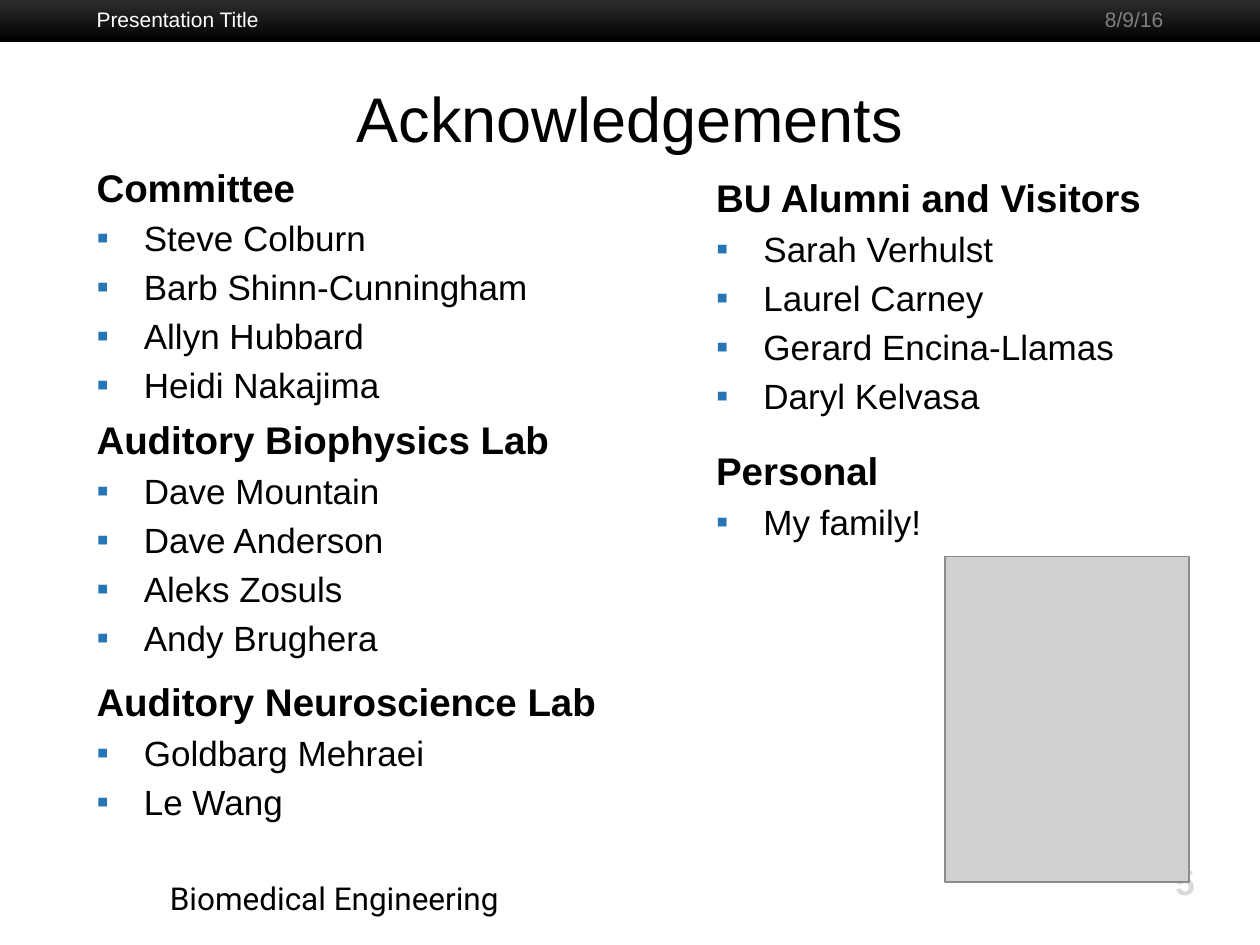
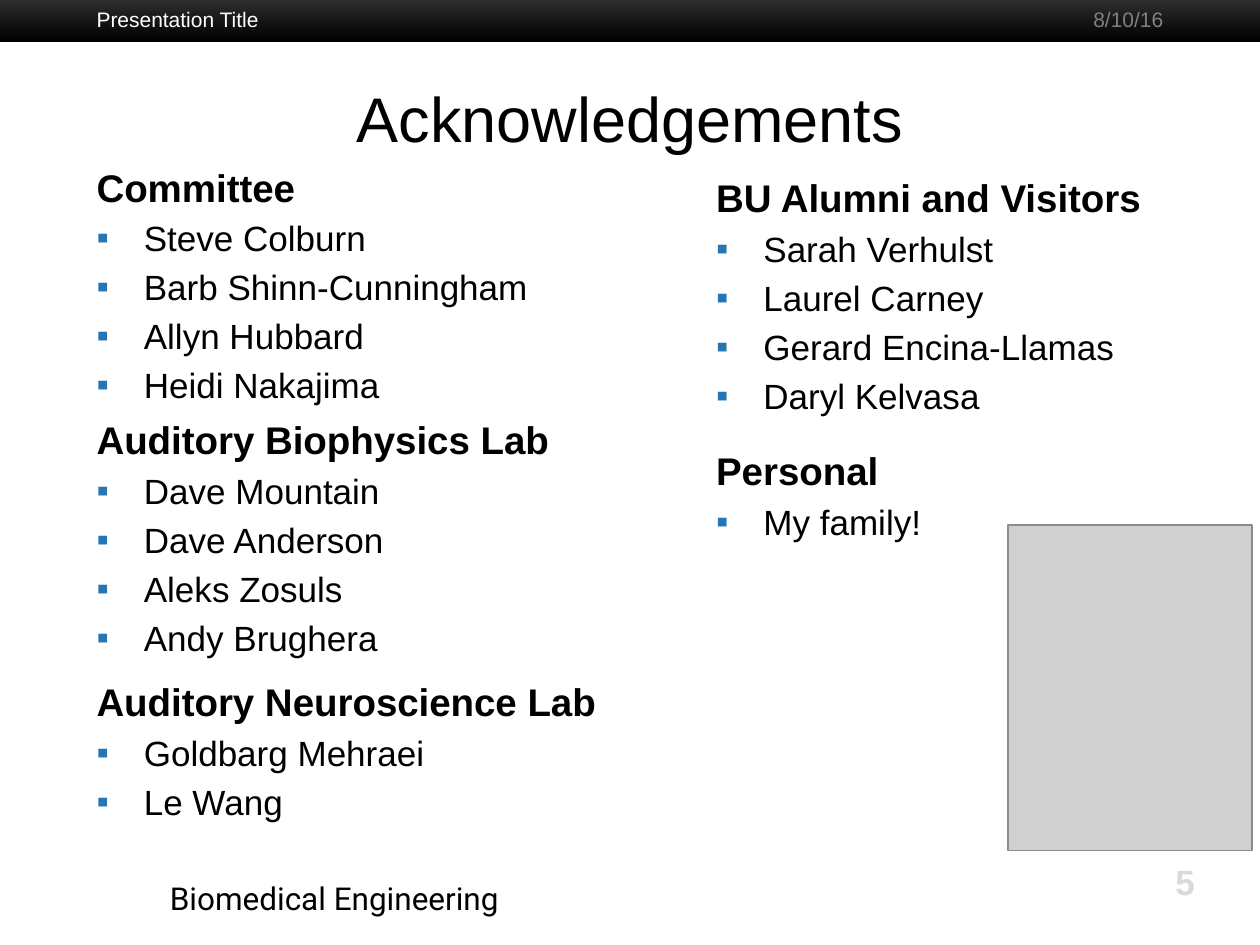
Before and after one commit to gvoysey/thesis, a slide deck: slide 5 of slides/voysey-thesis.pptx. Drawn at 1260x945 pixels with LibreOffice and Linux fonts; fonts in the diff are those of the drawing; grey boxes stand for pictures; background and template pictures are left out. Boxes give left, top, right and bottom in pixels: in the first picture for what was removed or moved away, otherwise in the second. Text is boxed around its words. In the diff, an @@ line names an element or a change of style, - is before the commit and + after.

```diff
--- a/slides/voysey-thesis.pptx
+++ b/slides/voysey-thesis.pptx
@@ text at [1093,12,1163,27]: text changed @@
-8/9/16
+8/10/16
@@ picture: place and size @@
-picture at [945,557,1189,882]
+picture at [1008,525,1252,850]
```
Also in this commit, not shown: 4 other slides changed, 1 slide added, 3 other files.
